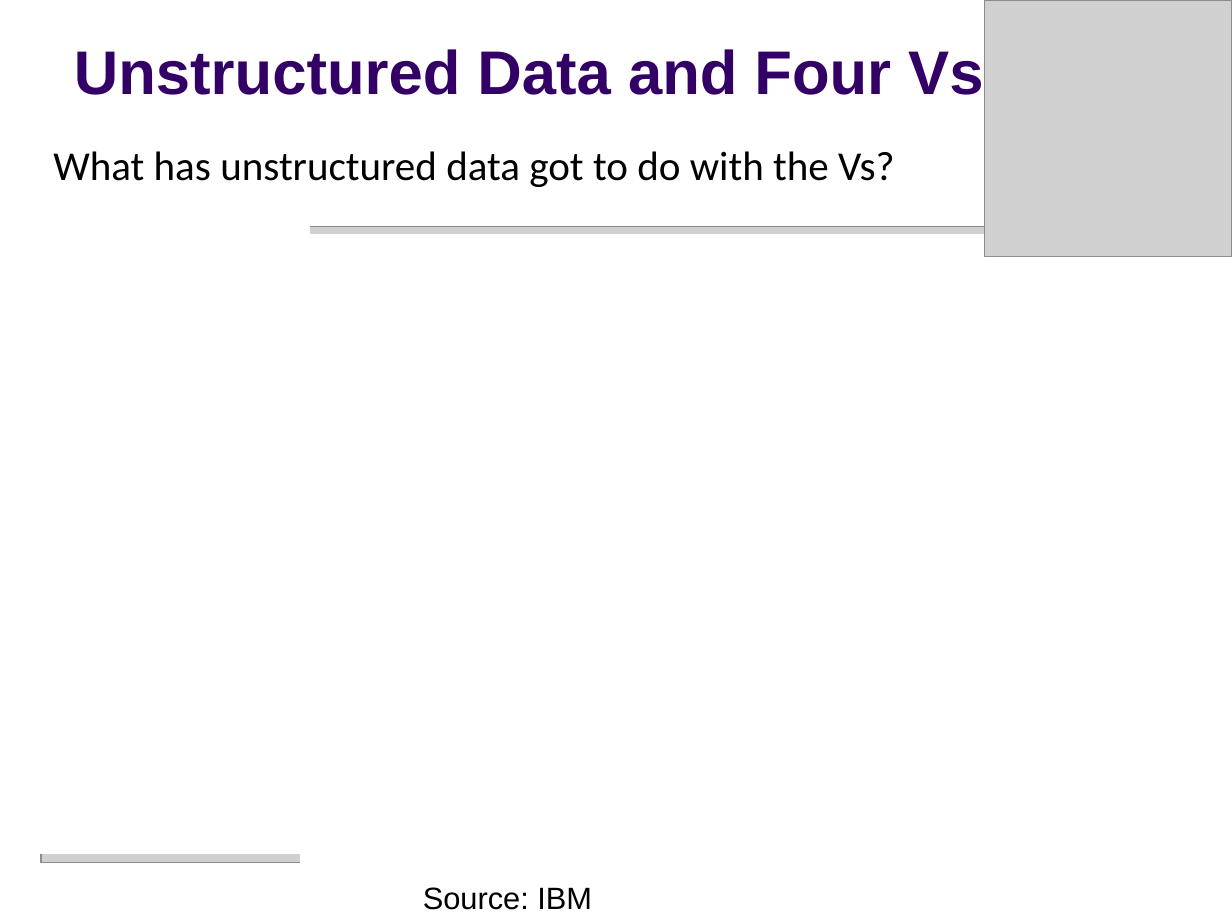
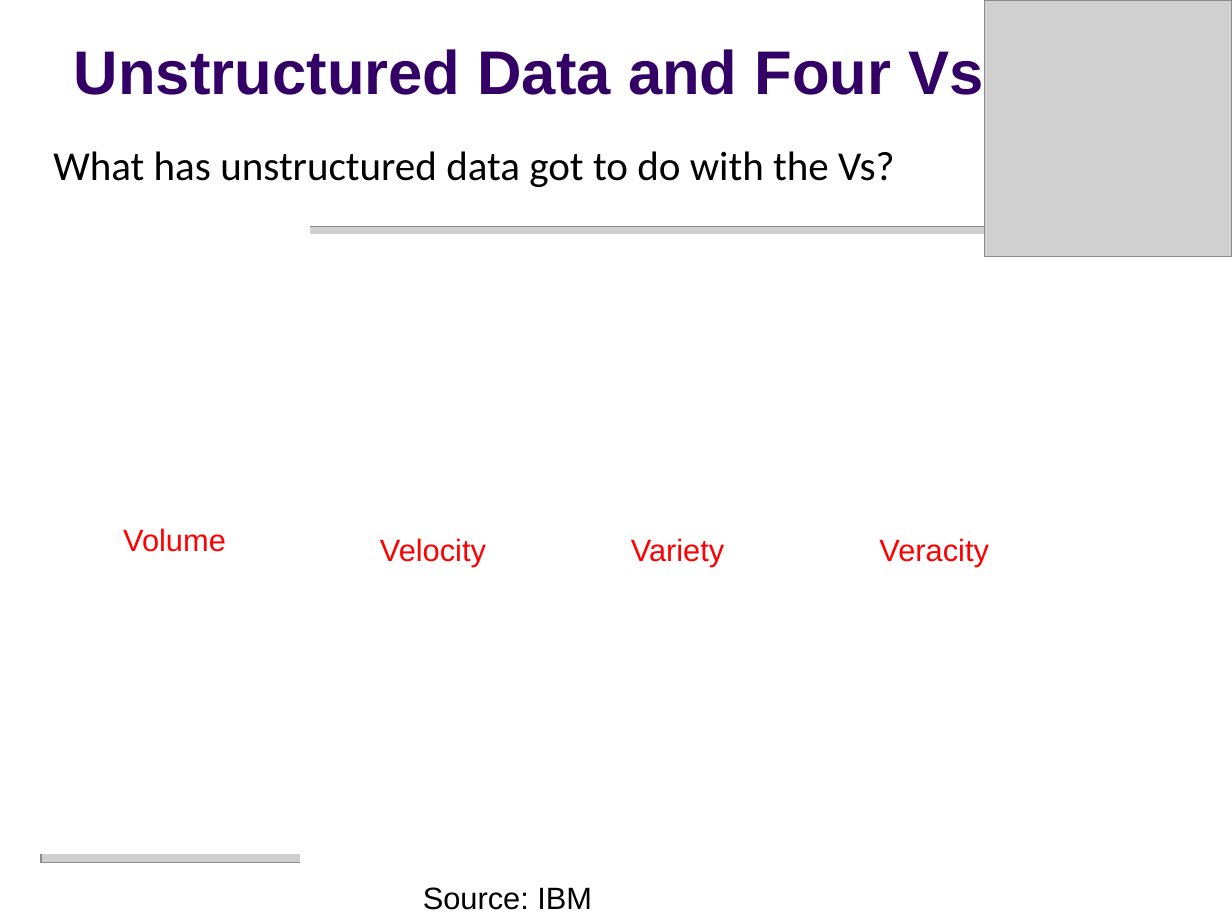
Before and after one commit to rohitashwachaks/analytics-for-unstructured-data, a slide deck: slide 10 of lectures/MSBA F2021 Session 1 August 26 Analytics for Unstructured Data.pptx. Drawn at 1232x924 pixels with LibreOffice and Linux fonts; fonts in the diff are those of the drawing; grey boxes stand for pictures. Boxes give left, top, right and bottom in pixels: in the first picture for what was removed or moved away, otherwise in the second. Text is boxed around its words. In the diff, an @@ line names an element or a change of style, - is before the commit and + after.

Commit message:
ppts

```diff
--- a/lectures/MSBA F2021 Session 1 August 26 Analytics for Unstructured Data.pptx
+++ b/lectures/MSBA F2021 Session 1 August 26 Analytics for Unstructured Data.pptx
@@ text in rectangle at [123,528,226,552]: text added @@
+Volume
@@ text in rectangle at [380,538,486,566]: text added @@
+Velocity
@@ text in rectangle at [631,538,725,566]: text added @@
+Variety
@@ text in rectangle at [879,538,988,566]: text added @@
+Veracity
```
Also in this commit, not shown: 1 other file.
